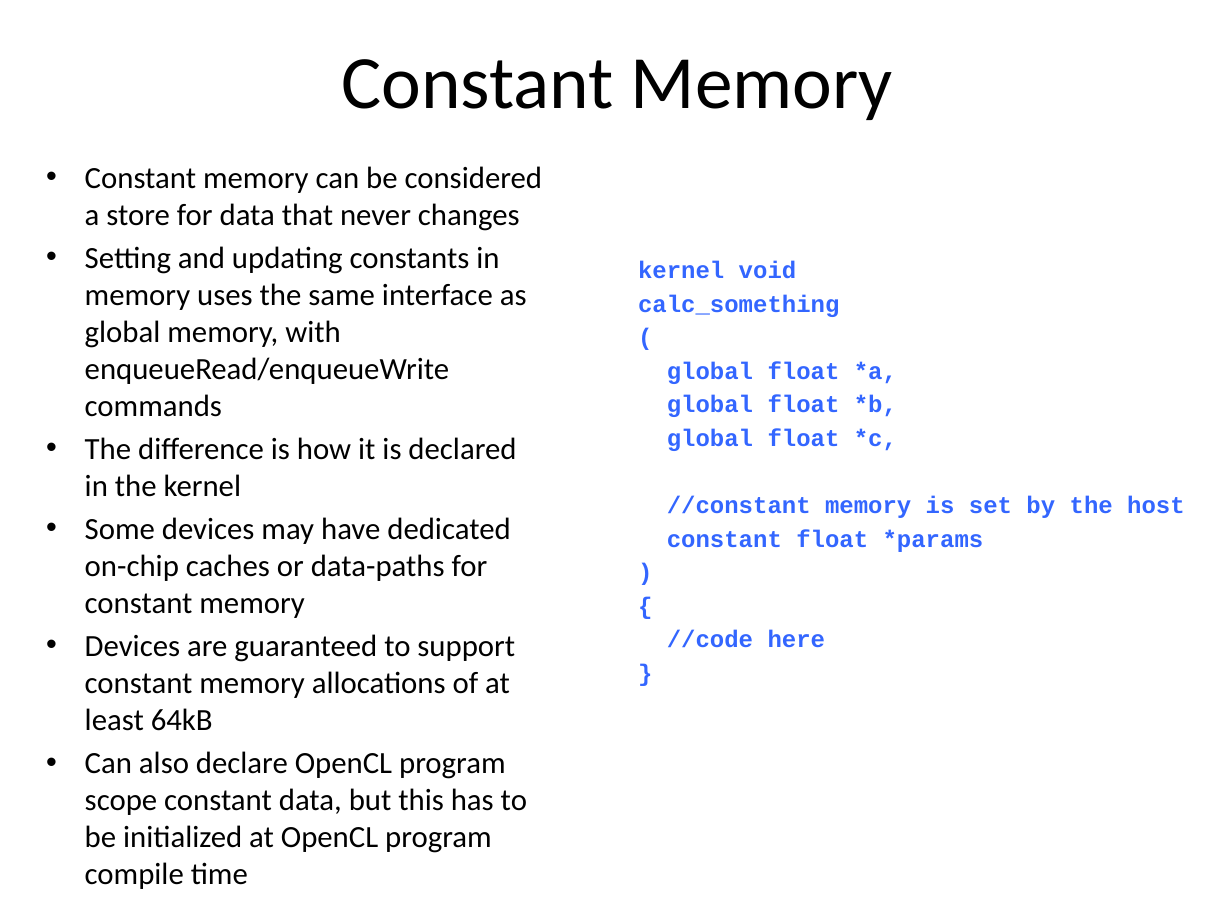
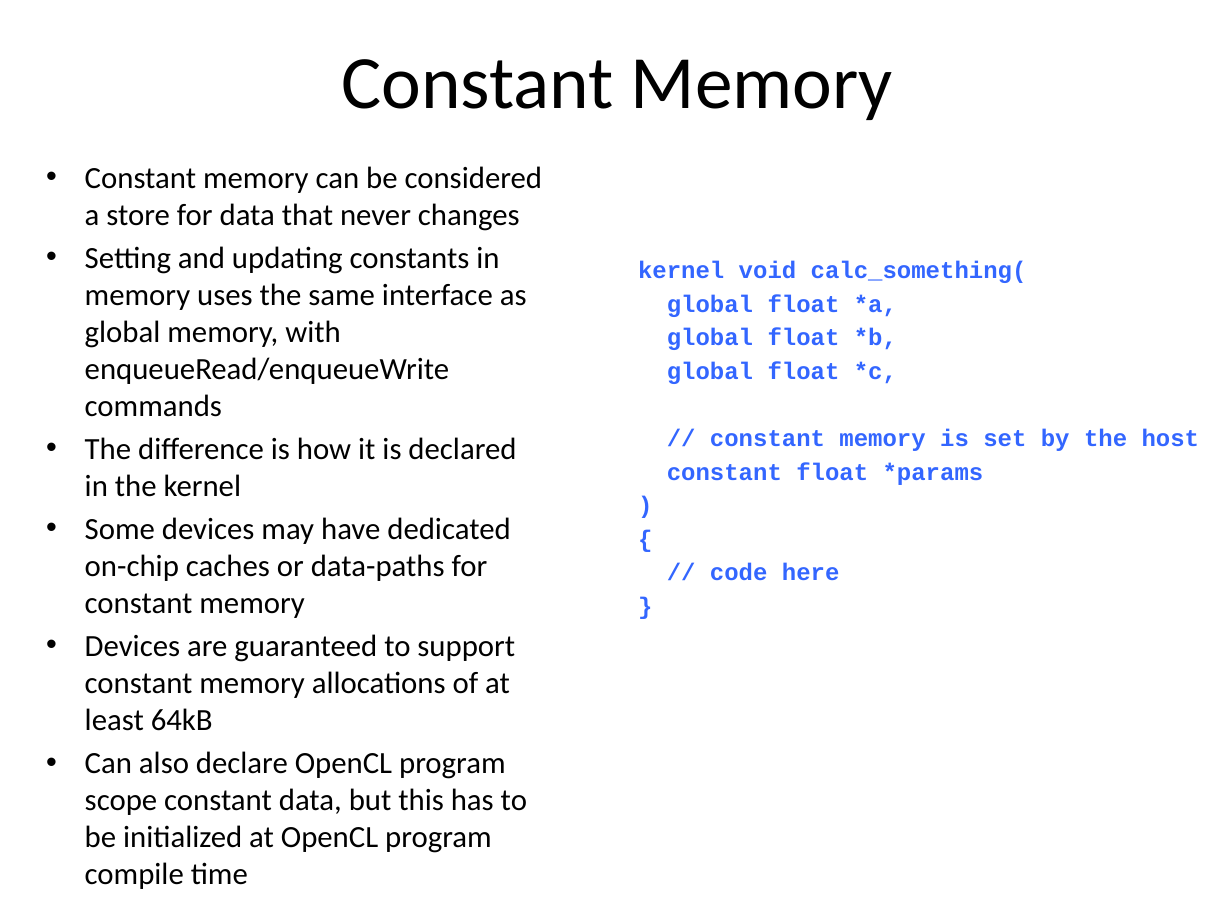
Before and after one commit to UoB-HPC/opencl-training-code, a slide deck: slide 55 of slides/advanced_part3.pptx. Drawn at 1232x924 pixels with LibreOffice and Linux fonts; fonts in the diff are those of the drawing. Boxes give left, top, right and bottom in pixels: in the first picture for what was removed or moved away, otherwise in the second. Text is boxed around its words. In the diff, an @@ line names an element or a change of style, - is before the commit and + after.

```diff
--- a/slides/advanced_part3.pptx
+++ b/slides/advanced_part3.pptx
@@ text at bbox=[638, 261, 1027, 283]: text changed @@
-kernel void
-calc_something
-(
+kernel void calc_something(
@@ text at bbox=[710, 429, 1200, 451]: spaces changed @@
-//constant memory is set by the host
+// constant memory is set by the host
@@ text at bbox=[710, 563, 840, 581]: spaces changed @@
-//code here
+// code here
```
Also in this commit, not shown: 12 other slides changed, 1 slide added.
